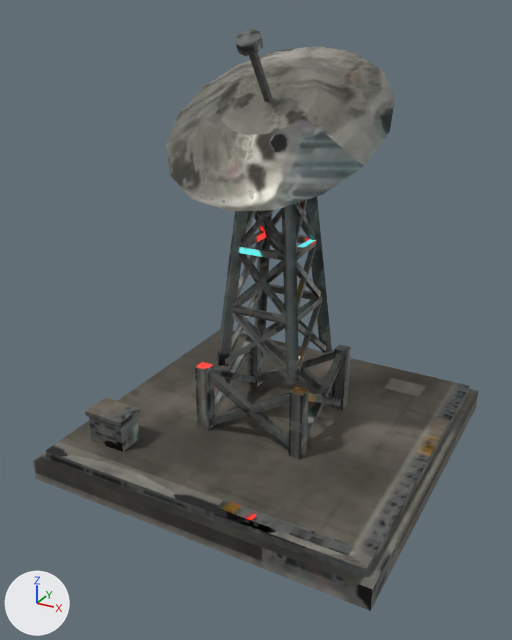
Two versions of the glTF model game/world/models/orbital_collector.glb, one commit apart.
Rendered twice from a camera (50 mm lens) standing at (0.678, -1.326, 0.976) and looking at (-0.013, -0.069, 0.347). Lighting does not change. The marker at lower left points along +X, +Y and +Z. The picture after the commit comes second. Where no turn or scale is listed for an object, it has been applied to the vertices. Vertices at exactly the same position are counted once.

Names of what the first picture shows: 'move_dish', 'te_orbital_collector'.
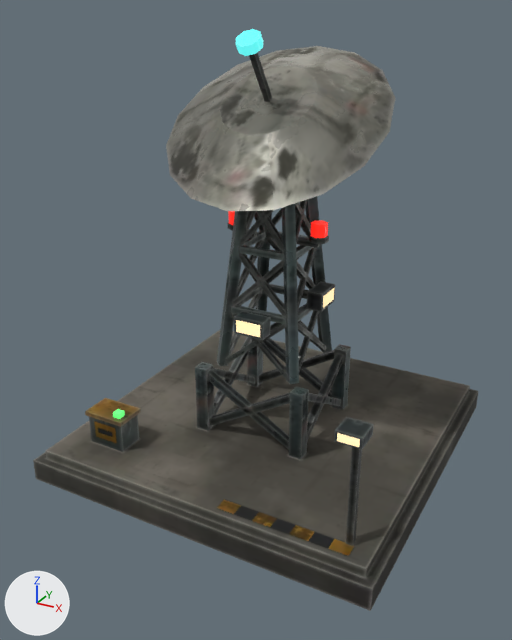
Location of each change, (x1, y1, x2, y2) in pixels of the pictures (512 x 640 px):
part 1 of me_te_orbital_collector, added: after (113, 409, 125, 419)
part 2 of me_te_orbital_collector, added: after (297, 237, 320, 248)
part 3 of me_te_orbital_collector, added: after (229, 211, 235, 225)
part 4 of me_te_orbital_collector, added: after (309, 236, 329, 244)
part 5 of me_te_orbital_collector, added: after (310, 220, 328, 238)
part 6 of me_te_orbital_collector, added: after (234, 311, 271, 340)
part 7 of me_te_orbital_collector, added: after (307, 281, 335, 312)
part 8 of me_te_orbital_collector, added: after (346, 447, 362, 546)
part 9 of me_te_orbital_collector, added: after (334, 417, 374, 449)
part 10 of me_te_orbital_collector, added: after (337, 433, 360, 447)
part 11 of me_te_orbital_collector, added: after (236, 320, 260, 337)
part 12 of me_te_orbital_collector, added: after (323, 288, 334, 308)
part 13 of me_te_orbital_collector, surface changed: (33, 196, 478, 611) in both
part 14 of me_move_dish, surface changed: (167, 29, 395, 211) in both

The change, as a diff of the scene's bpy script:
```diff
--- a/game/world/models/orbital_collector.glb.py
+++ b/game/world/models/orbital_collector.glb.py
@@ me_te_orbital_collector @@
 # used by ob_te_orbital_collector; location = (0.0, 0.0, 0.0)
-me_te_orbital_collector.from_pydata(...)  # 452 vertices, 654 faces; spans x -0.4..0.4, y -0.4..0.4, z 0.0..0.68
+me_te_orbital_collector.from_pydata(...)  # 588 vertices, 850 faces; spans x -0.4..0.4, y -0.4..0.4, z 0.0..0.68
+# me_te_orbital_collector part 1: a new loose piece, a box spanning x -0.249..-0.231, y -0.294..-0.276, z 0.15..0.162, in mat_te_orbital_collector
+# me_te_orbital_collector part 2: a new loose piece, a box spanning x 0.052..0.1, y -0.006..0.006, z 0.514..0.526, in mat_te_orbital_collector
+# me_te_orbital_collector part 3: a new loose piece, a 6-sided cylinder along z spanning x -0.116..-0.084, y -0.018..0.018, z 0.538..0.567, in mat_te_orbital_collector
+# me_te_orbital_collector part 4: a new loose piece, a 6-sided cylinder along z spanning x 0.082..0.118, y -0.021..0.021, z 0.526..0.538, in mat_te_orbital_collector
+# me_te_orbital_collector part 5: a new loose piece, a 6-sided cylinder along z spanning x 0.084..0.116, y -0.018..0.018, z 0.538..0.567, in mat_te_orbital_collector
+# me_te_orbital_collector part 6: a new loose piece, a box spanning x -0.035..0.035, y -0.127..-0.093, z 0.333..0.373, in mat_te_orbital_collector
+# me_te_orbital_collector part 7: a new loose piece, a box spanning x 0.093..0.127, y -0.035..0.035, z 0.383..0.423, in mat_te_orbital_collector
+# me_te_orbital_collector part 8: a new loose piece, a box spanning x 0.323..0.337, y -0.337..-0.323, z 0.07..0.33, in mat_te_orbital_collector
+# me_te_orbital_collector part 9: a new loose piece, a box spanning x 0.305..0.355, y -0.375..-0.325, z 0.309..0.331, in mat_te_orbital_collector
+# me_te_orbital_collector part 10: 8 vertices added at x 0.31..0.35, y -0.376..-0.33, z 0.308..0.328
+# me_te_orbital_collector part 11: 4 vertices added at x -0.029..0.029, y -0.128, z 0.339..0.367
+# me_te_orbital_collector part 12: 4 vertices added at x 0.128, y -0.029..0.029, z 0.389..0.417
+# me_te_orbital_collector part 13: 651 kept faces spanning x -0.4..0.4, y -0.4..0.4, z 0.0..0.68 get new texture (UV) coordinates
+# other edits to the shape of me_te_orbital_collector do not show in these pictures
 me_te_orbital_collector.materials.append(mat_te_orbital_collector)
@@ me_move_dish @@
 me_move_dish.from_pydata(...)  # 72 vertices, 128 faces; spans x -0.24..0.24, y -0.205..0.188, z -0.054..0.262
 # used by ob_move_dish; location = (0.0, 0.0, 0.68)
+# me_move_dish part 14: texture (UV) coordinates of 128 of 128 faces, centred in x -0.228..0.228, y -0.195..0.178, z -0.047..0.256, changed; they spanned u 0.14..0.95, v 0.0..1.0 and now span u 0.04..0.99, v 0.0..0.99
 me_move_dish.materials.append(mat_te_orbital_collector)
```
